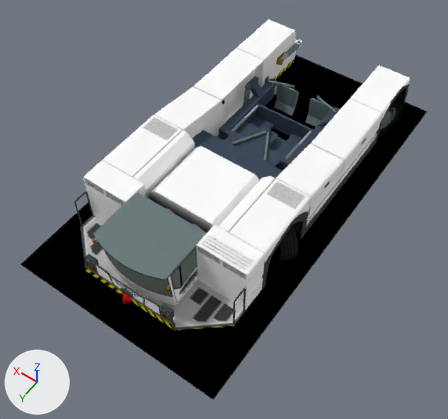
The Blender file objects/src/AST-1X 680/AST-1X.blend, before and after one commit.
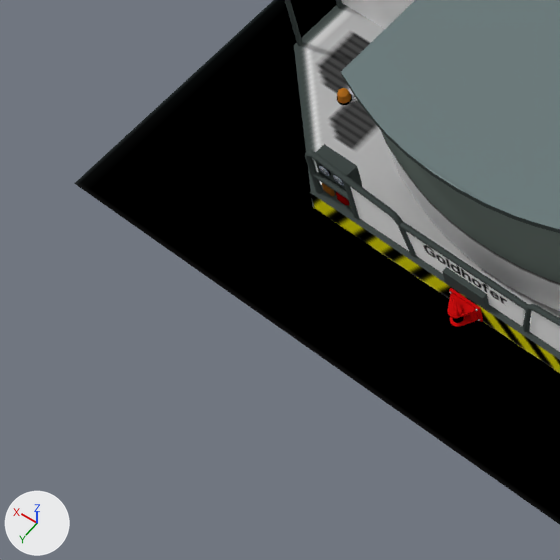
The first picture shows the older version from a 50 mm lens placed at (-5.8, 9.15, 12.45), pointed at (-0.26, 1.4, 0.27). The close-ups show both versions on the part from 0% to 34% of the width and 51% to 88% of the height of that picture; other places that the commit changed are outside them. Arrows for +X, +Y and +Z are at lower left; the lights stay in place.

The first close-up shows 'Ambient occlusion deploy', 'Cab', 'Cab front window', 'Front hand rail center', 'Front hand rail connecting section', 'Front hand rail curvy section', 'Front hand rail panel side', 'Front light housing', 'Front platform', 'Front tow assembly', 'Nose logo', 'Right fender front box'.
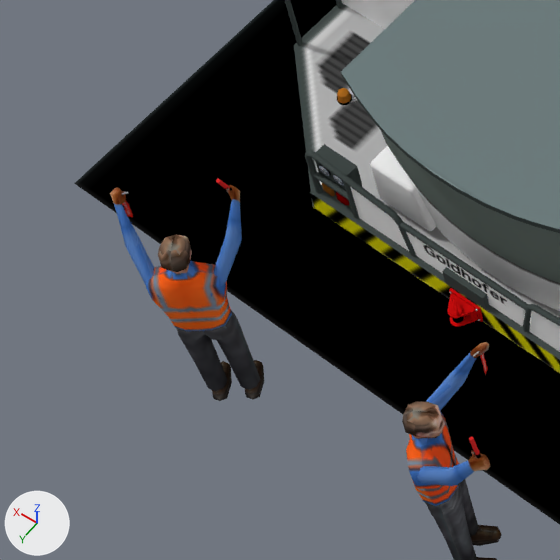
Where the change shows, as pixel boxes (x1, y1, x2, y2) in the close-ups (560 x 560 px):
'Driver torso (clear right)', added (brown)
    after: (146, 261, 232, 331)
'Driver legs (clear left).001', added (black)
    after: (177, 310, 264, 401)
'Driver legs (clear left)', added (black)
    after: (426, 479, 502, 560)
'Driver arms (clear left).001', added (blue)
    after: (110, 185, 242, 297)
'Front box', added
    after: (370, 146, 436, 231)
'Driver arms (clear left)', added (blue)
    after: (409, 342, 490, 486)
'Driver torso (clear left)', added (brown)
    after: (406, 411, 459, 507)
'Driver head (clear left)', added (brown)
    after: (402, 402, 445, 439)
'Driver head (clear left).001', added (brown)
    after: (158, 234, 192, 274)
'Night stick (left)', added
    after: (469, 437, 481, 458)
'RBF flag (clear left).001', added
    after: (122, 195, 133, 217)
'RBF flag (clear left)', added
    after: (480, 353, 488, 375)
'Night stick (left).001', added
    after: (216, 179, 232, 190)
'Gear pin (left)', added
    after: (473, 351, 480, 356)

Diff of the bpy script that builds the scene:
```diff
--- a/objects/src/AST-1X 680/AST-1X.blend.py
+++ b/objects/src/AST-1X 680/AST-1X.blend.py
@@ ob_rbf_flag__clear_left @@
+ob_rbf_flag__clear_left = bpy.data.objects.new('RBF flag (clear left)', me_cube_047)  # 24 vertices, 10 faces; spans x -0.023..0.026, y -0.011..0.011, z -0.122..0.119; in mat_dark_grey_metal (picture img_ast_1x_tex_png)
+ob_rbf_flag__clear_left.parent = ob_driver_torso__clear_left
+ob_rbf_flag__clear_left.location = (1.35, 3.589, 1.685)
@@ ob_driver_torso__clear_left @@
+ob_driver_torso__clear_left = bpy.data.objects.new('Driver torso (clear left)', me_cube_045)  # 56 vertices, 48 faces; spans x -0.19..-0.021, y -0.076..0.105, z -0.212..0.379; in mat_dark_grey_metal (picture img_ast_1x_tex_png); modifiers MIRROR
+ob_driver_torso__clear_left.location = (-0.898, 5.889, 1.138)
+ob_driver_torso__clear_left.rotation_euler = (0.0115, 0.0, -4.044)  # degrees (0.7, 0, -232)
+ob_driver_torso__clear_left.scale = (1.18, 1.18, 1.18)
@@ ob_driver_head__clear_left @@
+ob_driver_head__clear_left = bpy.data.objects.new('Driver head (clear left)', me_sphere_003)  # 72 vertices, 80 faces; spans x -0.93..0.91, y -0.69..0.92, z -1.23..0.7; in mat_dark_grey_metal (picture img_ast_1x_tex_png)
+ob_driver_head__clear_left.parent = ob_driver_torso__clear_left
+ob_driver_head__clear_left.location = (1.662, 3.27, 1.658)
+ob_driver_head__clear_left.rotation_euler = (-0.128, 0.0, 0.0)  # degrees (-7.3, 0, 0)
+ob_driver_head__clear_left.scale = (0.0903, 0.138, 0.138)
@@ ob_night_stick__left @@
+ob_night_stick__left = bpy.data.objects.new('Night stick (left)', me_cylinder_034)  # 16 vertices, 9 faces; spans x -0.012..0.012, y -0.012..0.012, z -0.094..0.094; in mat_dark_grey_metal (picture img_ast_1x_tex_png); modifiers EDGE_SPLIT
+ob_night_stick__left.parent = ob_driver_torso__clear_left
+ob_night_stick__left.location = (-1.824, 3.868, 1.529)
+ob_night_stick__left.rotation_euler = (0.111, 0.298, 0.0661)  # degrees (6.4, 17, 3.8)
@@ ob_gear_pin__left @@
+ob_gear_pin__left = bpy.data.objects.new('Gear pin (left)', me_cylinder_038)  # 12 vertices, 7 faces; spans x -0.0248..0.0248, y -0.0143..0.0143, z -0.024..0.024; in mat_dark_grey_metal (picture img_ast_1x_tex_png); modifiers EDGE_SPLIT
+ob_gear_pin__left.parent = ob_driver_torso__clear_left
+ob_gear_pin__left.location = (1.386, 3.569, 1.837)
@@ ob_driver_legs__clear_left @@
+ob_driver_legs__clear_left = bpy.data.objects.new('Driver legs (clear left)', me_cylinder_033)  # 79 vertices, 64 faces; spans x -0.5..0.61, y -1.96..0.55, z -0.33..0.11; in mat_dark_grey_metal (picture img_ast_1x_tex_png); modifiers MIRROR
+ob_driver_legs__clear_left.parent = ob_driver_torso__clear_left
+ob_driver_legs__clear_left.location = (1.563, 3.359, 0.787)
+ob_driver_legs__clear_left.rotation_euler = (0.28, 0.0, 0.0)  # degrees (16, 0, 0)
+ob_driver_legs__clear_left.scale = (0.163, 0.163, 2.45)
@@ ob_driver_arms__clear_left @@
+ob_driver_arms__clear_left = bpy.data.objects.new('Driver arms (clear left)', me_cylinder_024)  # 156 vertices, 138 faces; spans x -0.086..0.46, y -0.075..0.381, z 0.147..0.852; in mat_dark_grey_metal (picture img_ast_1x_tex_png)
+ob_driver_arms__clear_left.parent = ob_driver_torso__clear_left
+ob_driver_arms__clear_left.location = (1.14, 3.261, 1.376)
+ob_driver_arms__clear_left.rotation_euler = (1.571, -0.229, 1.571)  # degrees (90, -13, 90)
@@ ob_front_box @@
+ob_front_box = bpy.data.objects.new('Front box', me_cube_024)  # 128 vertices, 114 faces; spans x -0.21..1.75, y -0.13..0.08, z -0.21..0.21; in mat_dark_grey_metal (picture img_ast_1x_tex_png)
+ob_front_box.parent = ob_cab
+ob_front_box.location = (-0.771, 4.37, 0.948)
@@ ob_driver_arms__clear_left__001 @@
+ob_driver_arms__clear_left__001 = bpy.data.objects.new('Driver arms (clear left).001', me_cylinder_024.copy())
+ob_driver_arms__clear_left__001.parent = ob_driver_torso__clear_right
+ob_driver_arms__clear_left__001.location = (1.14, 3.261, 1.376)
+ob_driver_arms__clear_left__001.rotation_euler = (1.571, -0.229, 1.571)  # degrees (90, -13, 90)
@@ ob_driver_torso__clear_right @@
+ob_driver_torso__clear_right = bpy.data.objects.new('Driver torso (clear right)', me_cube_045.copy())  # modifiers MIRROR
+ob_driver_torso__clear_right.location = (0.85, 5.889, 1.138)
+ob_driver_torso__clear_right.rotation_euler = (0.0115, 0.0, -2.473)  # degrees (0.7, 0, -142)
+ob_driver_torso__clear_right.scale = (1.18, 1.18, 1.18)
@@ ob_driver_head__clear_left__001 @@
+ob_driver_head__clear_left__001 = bpy.data.objects.new('Driver head (clear left).001', me_sphere_003.copy())
+ob_driver_head__clear_left__001.parent = ob_driver_torso__clear_right
+ob_driver_head__clear_left__001.location = (1.662, 3.27, 1.658)
+ob_driver_head__clear_left__001.rotation_euler = (-0.128, 0.0, 0.0)  # degrees (-7.3, 0, 0)
+ob_driver_head__clear_left__001.scale = (0.0903, 0.138, 0.138)
@@ ob_driver_legs__clear_left__001 @@
+ob_driver_legs__clear_left__001 = bpy.data.objects.new('Driver legs (clear left).001', me_cylinder_033.copy())  # modifiers MIRROR
+ob_driver_legs__clear_left__001.parent = ob_driver_torso__clear_right
+ob_driver_legs__clear_left__001.location = (1.563, 3.359, 0.787)
+ob_driver_legs__clear_left__001.rotation_euler = (0.28, 0.0, 0.0)  # degrees (16, 0, 0)
+ob_driver_legs__clear_left__001.scale = (0.163, 0.163, 2.45)
@@ ob_gear_pin__left__001 @@
+ob_gear_pin__left__001 = bpy.data.objects.new('Gear pin (left).001', me_cylinder_038.copy())  # modifiers EDGE_SPLIT
+ob_gear_pin__left__001.parent = ob_driver_torso__clear_right
+ob_gear_pin__left__001.location = (1.386, 3.569, 1.837)
@@ ob_night_stick__left__001 @@
+ob_night_stick__left__001 = bpy.data.objects.new('Night stick (left).001', me_cylinder_034.copy())  # modifiers EDGE_SPLIT
+ob_night_stick__left__001.parent = ob_driver_torso__clear_right
+ob_night_stick__left__001.location = (-1.824, 3.868, 1.529)
+ob_night_stick__left__001.rotation_euler = (0.111, 0.298, 0.0661)  # degrees (6.4, 17, 3.8)
@@ ob_rbf_flag__clear_left__001 @@
+ob_rbf_flag__clear_left__001 = bpy.data.objects.new('RBF flag (clear left).001', me_cube_047.copy())
+ob_rbf_flag__clear_left__001.parent = ob_driver_torso__clear_right
+ob_rbf_flag__clear_left__001.location = (1.35, 3.589, 1.685)
```
